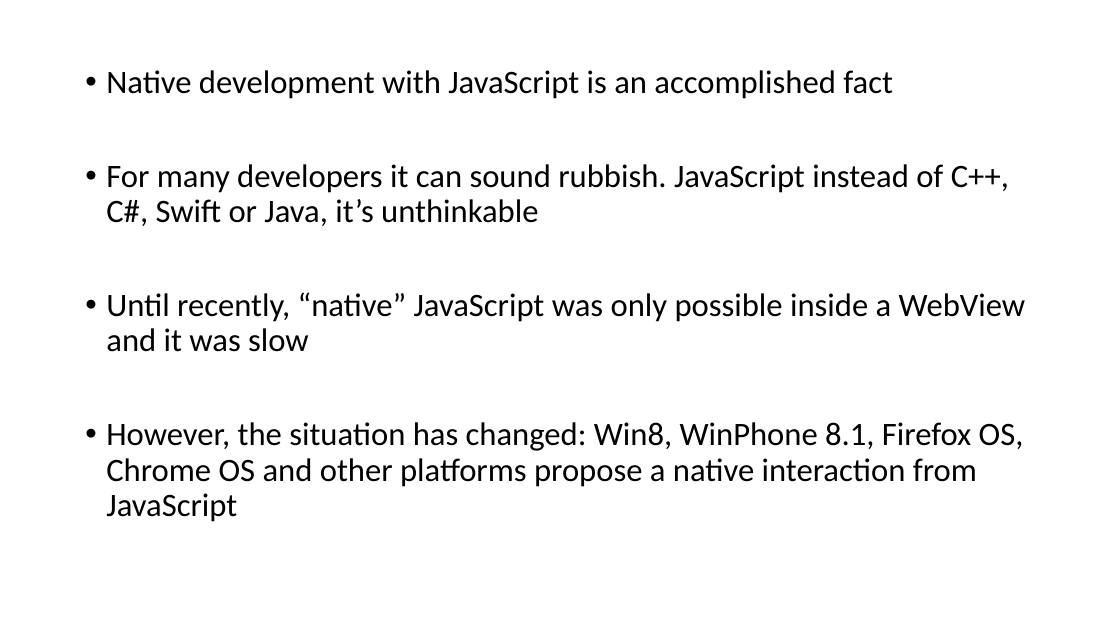
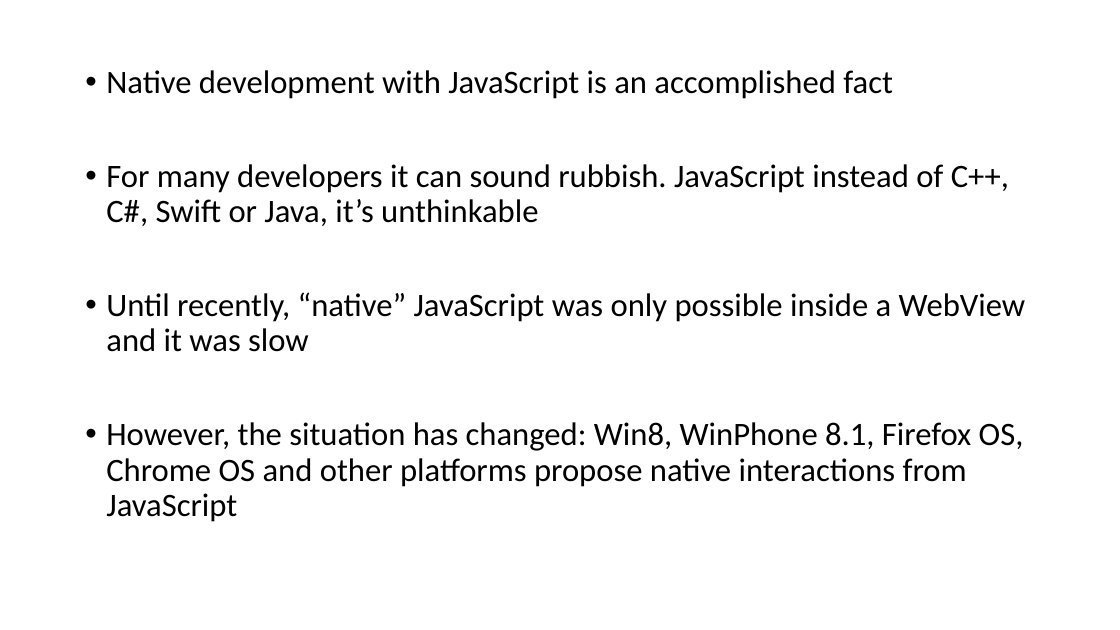
Before and after one commit to vba/presentations, a slide deck: slide 21 of 2015.js/JavaScript trends 2015.pptx. Drawn at 1120x630 pixels with LibreOffice and Linux fonts; fonts in the diff are those of the drawing. Boxes give left, top, right and bottom in pixels: in the first picture for what was removed or moved away, otherwise in the second. Text is boxed around its words. In the diff, an @@ line names an element or a change of style, - is before the commit and + after.

```diff
--- a/2015.js/JavaScript trends 2015.pptx
+++ b/2015.js/JavaScript trends 2015.pptx
@@ text at <box>106,422,1024,522</box>: text changed @@
-• However, the situation has changed: Win8, WinPhone 8.1, Firefox OS, Chrome OS and other platforms propose a native interaction from JavaScript
+• However, the situation has changed: Win8, WinPhone 8.1, Firefox OS, Chrome OS and other platforms propose native interactions from JavaScript
```
Also in this commit, not shown: 6 other slides changed, 19 slides added, 4 slides removed.
